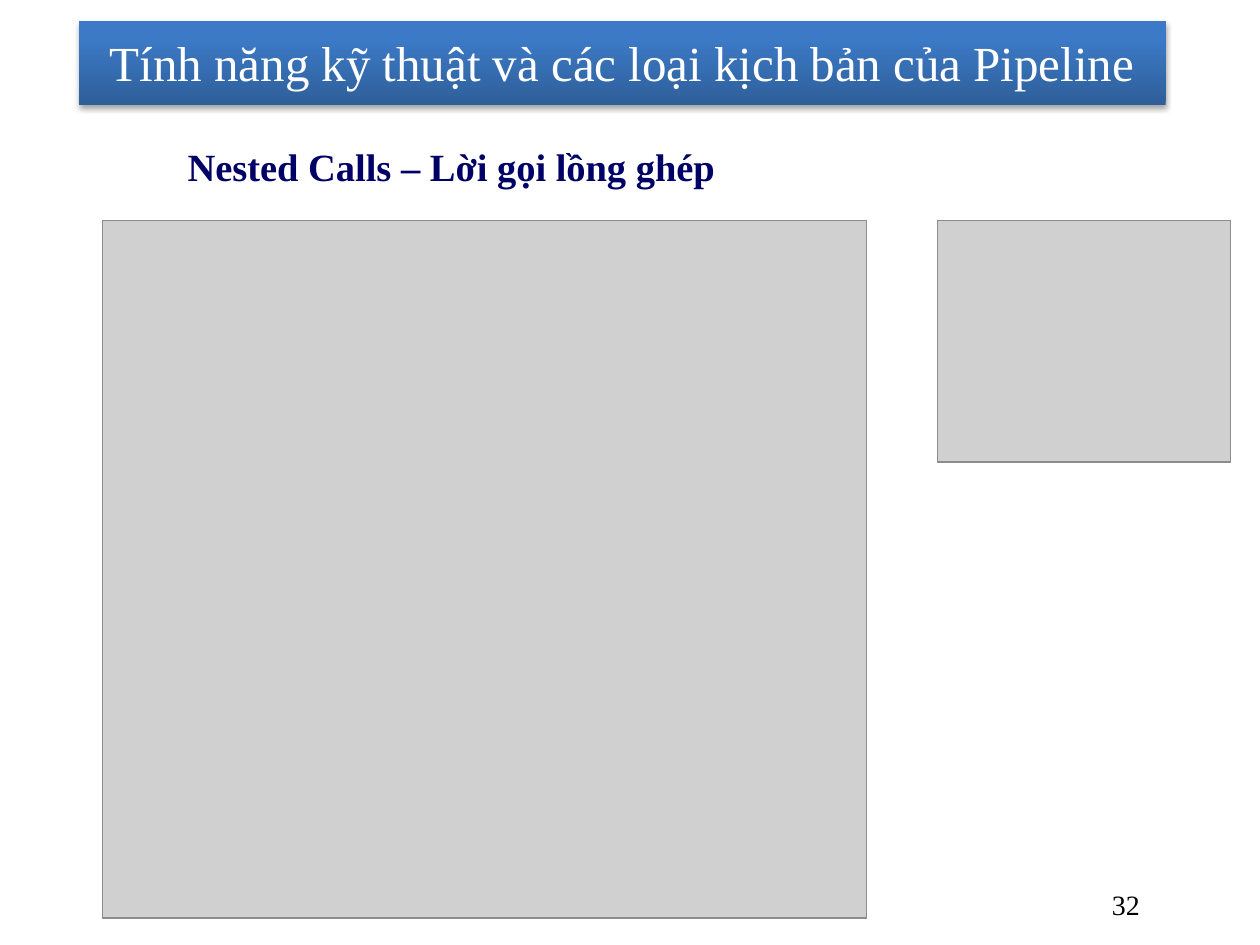
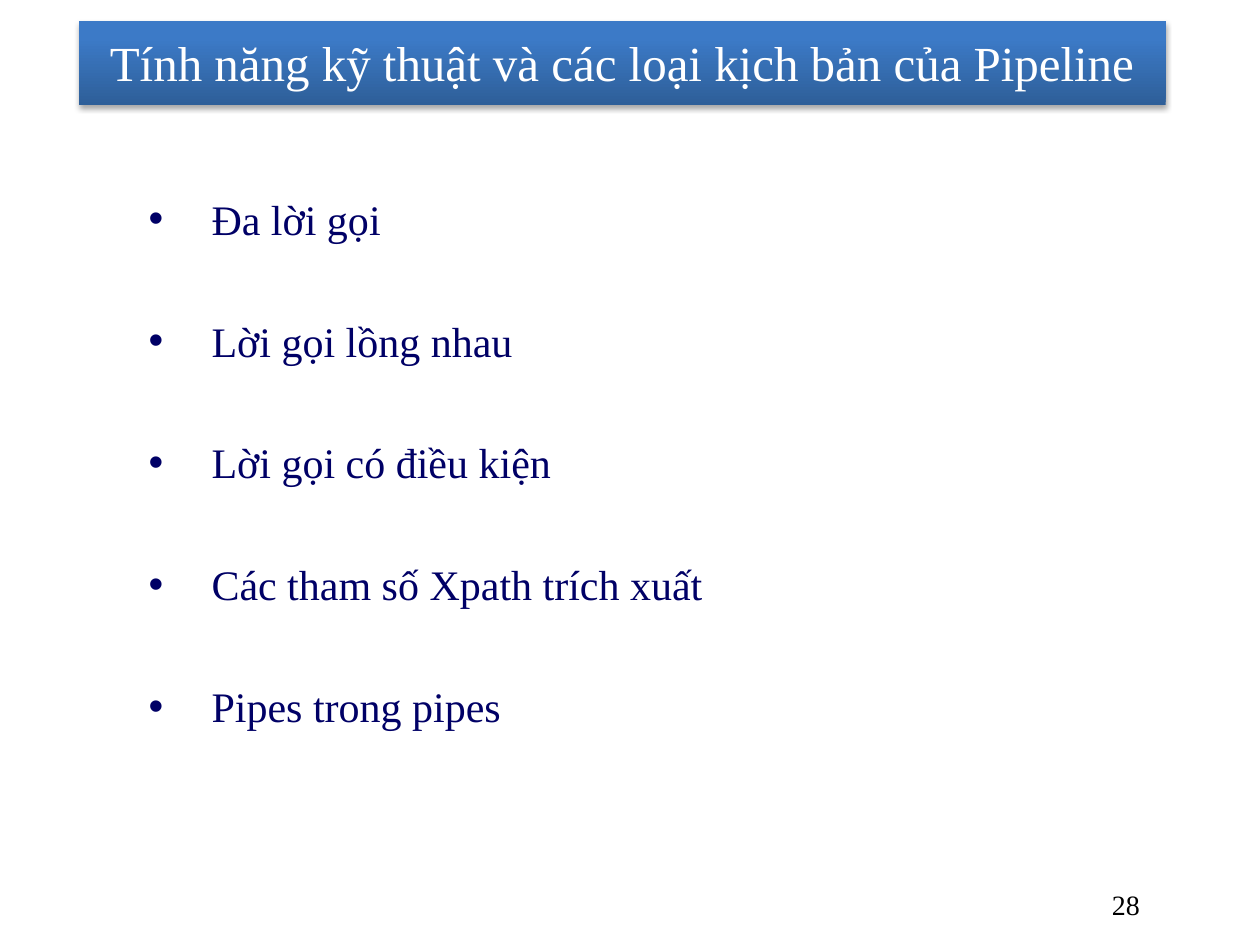
Before and after one commit to nhanhnt/LUANVAN, a slide deck: slide 28 of WORD/luanvan_nhanhnt_ver8.pptx (slide 32 before the commit). Drawn at 1260x945 pixels with LibreOffice and Linux fonts; fonts in the diff are those of the drawing; grey boxes stand for pictures; background and template pictures are left out. Boxes give left, top, right and bottom in pixels: in the first picture for what was removed or moved away, otherwise in the second. Text is boxed around its words. In the diff, an @@ line names an element or a change of style, - is before the commit and + after.

```diff
--- a/WORD/luanvan_nhanhnt_ver8.pptx
+++ b/WORD/luanvan_nhanhnt_ver8.pptx
@@ text at bbox=[212, 205, 702, 731]: text changed; size 22 to 24 pt; bold off @@
-    Nested Calls – Lời gọi lồng ghép
+    • Đa lời gọi
+    • Lời gọi lồng nhau
+    • Lời gọi có điều kiện
+    • Các tham số Xpath trích xuất
+    • Pipes trong pipes
@@ picture removed at bbox=[102, 220, 866, 919] @@
@@ picture removed at bbox=[937, 220, 1231, 462] @@
@@ page number at bbox=[1112, 896, 1140, 916]: text changed @@
-32
+28
```
Also in this commit, not shown: 1 other slide changed, 2 slides added, 6 slides removed.
